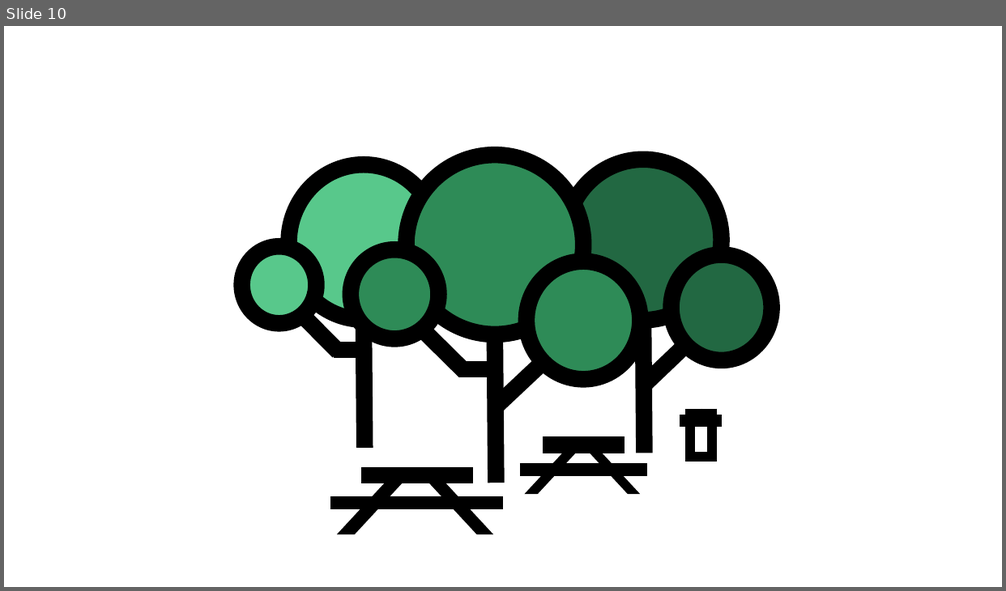
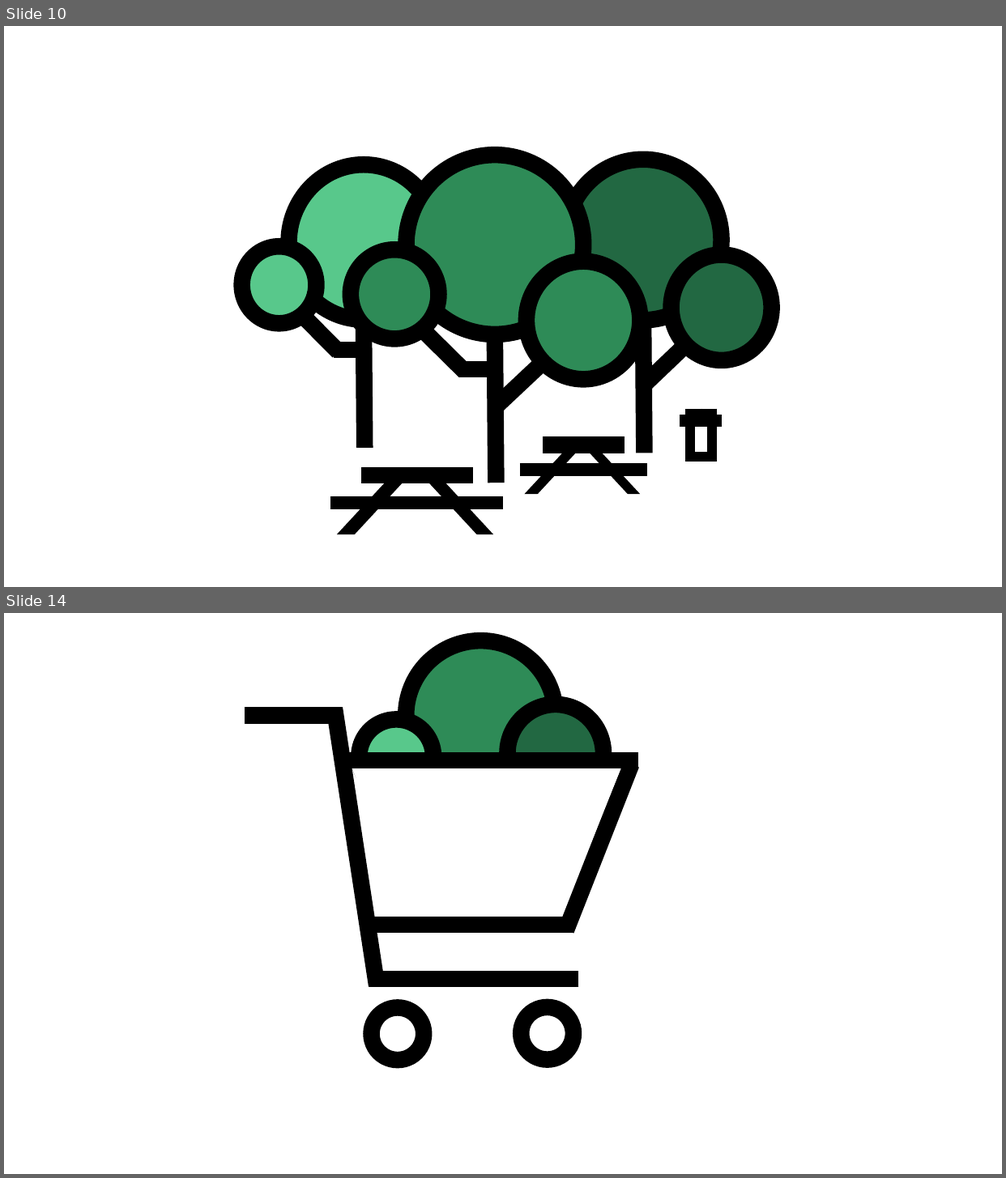
Before and after one commit to haimazu/G9-GoNature, a slide deck: LOGO/esteam_editable.pptx. Shown one above the other, each under a label of ours: slide 10 before the commit, slides 10 and 14 after it; the slides between them are not shown. The pictures are 1006x591 and 1006x1178 pixels, drawn with LibreOffice and Linux fonts; fonts in the diff are those of the drawing. Boxes give left, top, right and bottom in pixels: in the first picture for what was removed or moved away, otherwise in the second. Text is boxed around its words. In the diff, an @@ line names an element or a change of style, - is before the commit and + after.

```diff
--- a/LOGO/esteam_editable.pptx
+++ b/LOGO/esteam_editable.pptx
@@ slide 14 added at [4, 613, 1002, 1174], background #FFFFFF @@
@@ ellipse added at [406, 641, 556, 790], fill #2E8B57, outline #000000 16 pt @@
@@ line added from (377, 986) to (335, 709), #000000 16 pt @@
@@ ellipse added at [508, 705, 603, 803], fill #226842, outline #000000 16 pt @@
@@ line added from (343, 716) to (245, 716), #000000 16 pt @@
@@ ellipse added at [359, 719, 433, 794], fill #58C88B, outline #000000 16 pt @@
@@ line added from (639, 760) to (340, 760), #000000 16 pt @@
@@ trapezoid added at [353, 769, 620, 885], fill #FFFFFF, outline #FFFFFF 1 pt @@
@@ line added from (632, 764) to (566, 931), #000000 16 pt @@
@@ line added from (573, 925) to (364, 925), #000000 16 pt @@
@@ line added from (579, 979) to (369, 979), #000000 16 pt @@
@@ ellipse added at [372, 1008, 424, 1061], fill #FFFFFF, outline #000000 16 pt @@
@@ ellipse added at [522, 1007, 573, 1060], fill #FFFFFF, outline #000000 16 pt @@
```
Also in this commit, not shown: 3 other slides added.
